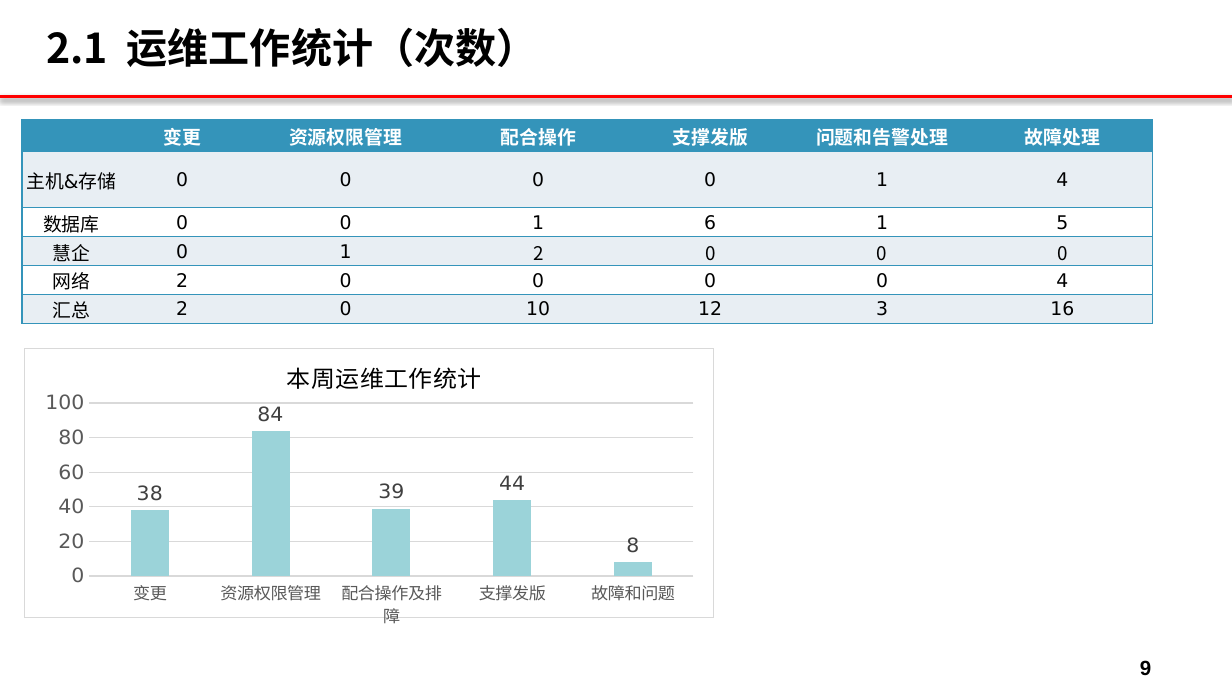
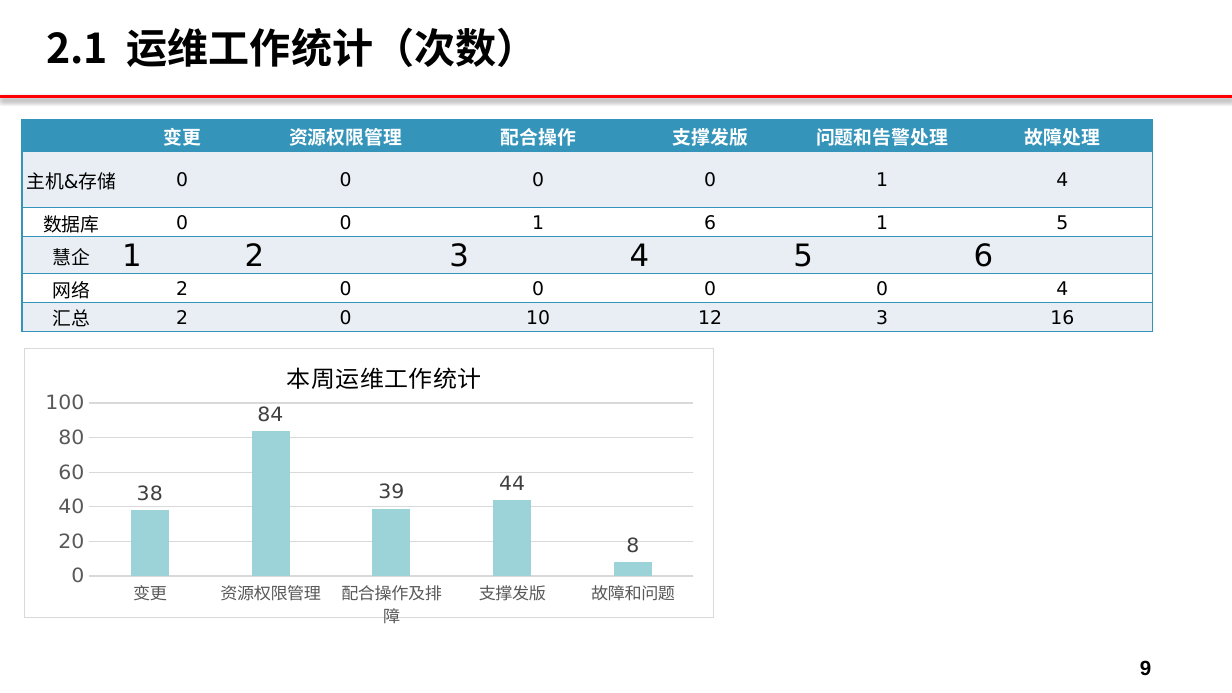
Before and after one commit to zhengwei424/pptx_backend, a slide deck: slide 9 of test_1.pptx. Drawn at 1232x693 pixels with LibreOffice and Linux fonts; fonts in the diff are those of the drawing; background and template pictures are left out. Boxes give left, top, right and bottom in pixels: in the first picture for what was removed or moved away, otherwise in the second. Text is boxed around its words. In the diff, an @@ line names an element or a change of style, - is before the commit and + after.

```diff
--- a/test_1.pptx
+++ b/test_1.pptx
@@ table at bbox=[22, 121, 1151, 331] @@
-row 4: 慧企 | 0 | 1 | 2 | 0 | 0 | 0
+row 4: 慧企 | 1 | 2 | 3 | 4 | 5 | 6
```
Also in this commit, not shown: 1 other slide changed, 2 other files.
